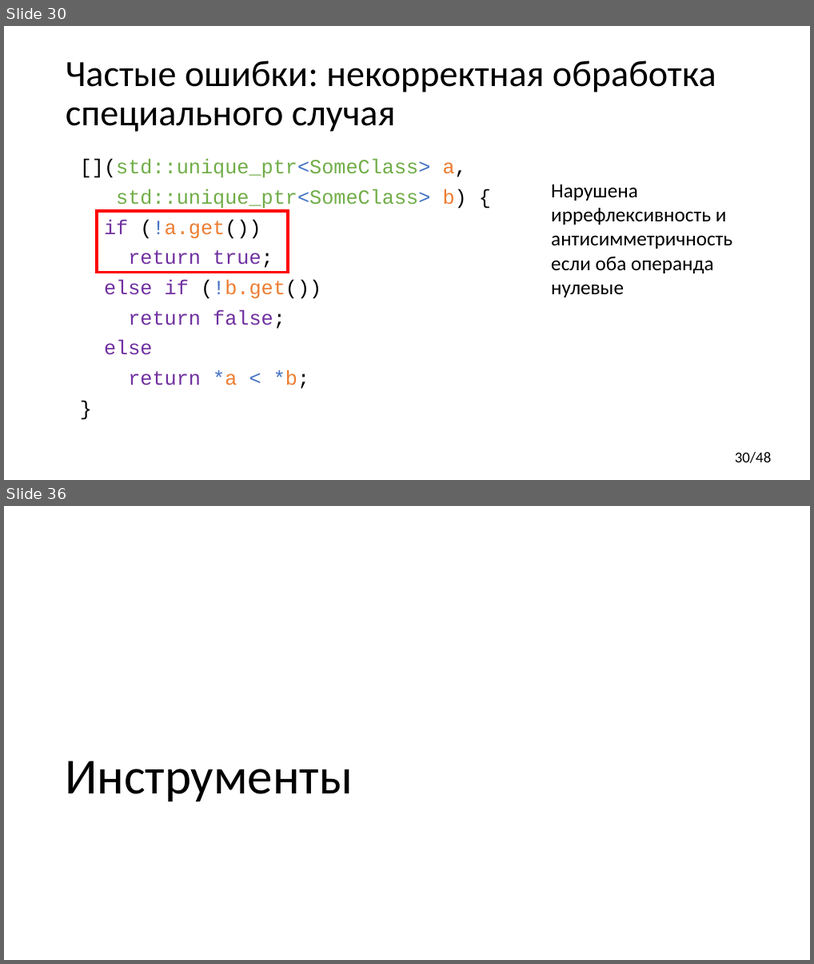
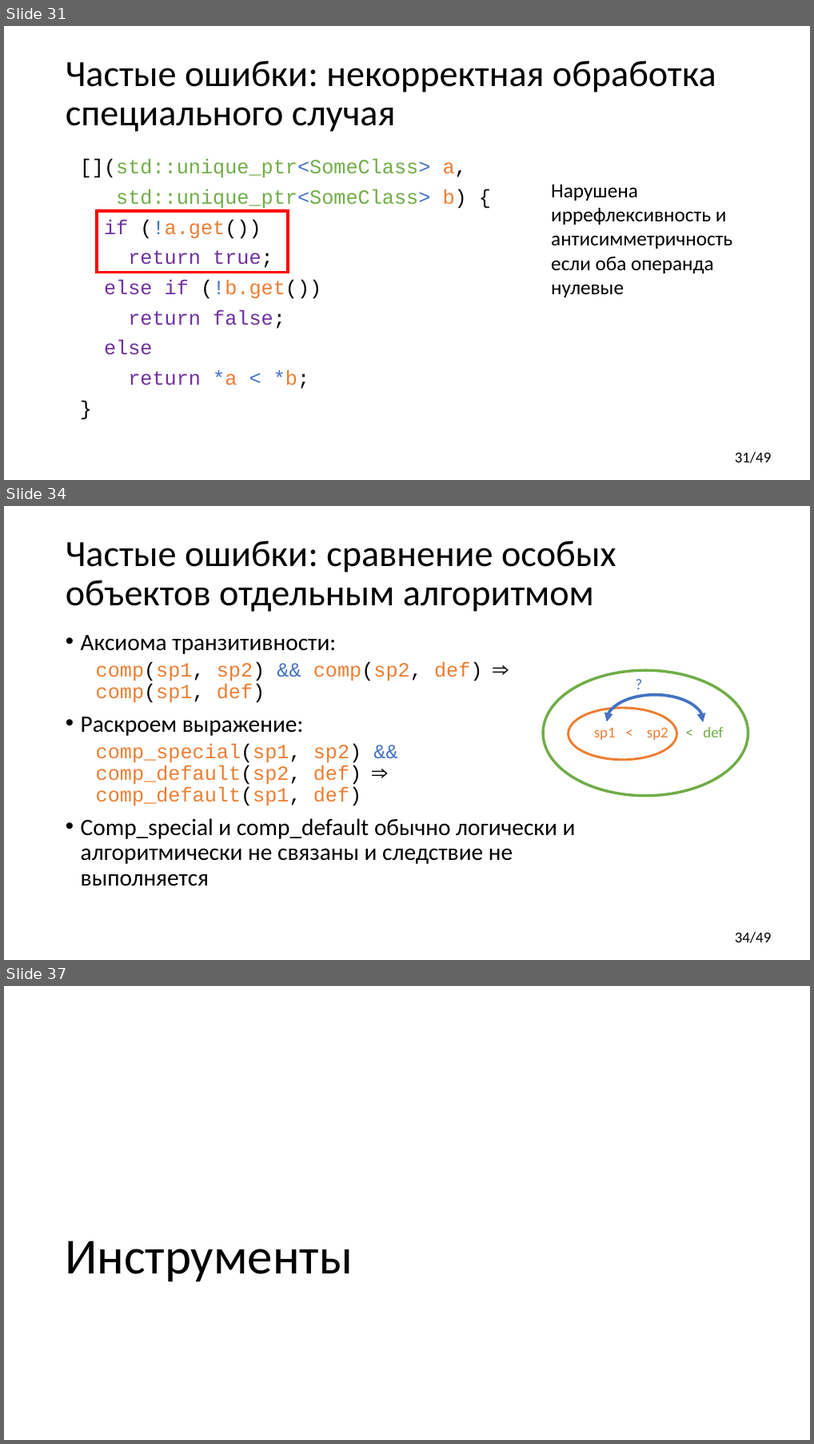
Before and after one commit to yugr/CppRussia, a slide deck: 2023/RU.pptx. Shown one above the other, each under a label of ours: slides 30 and 36 before the commit, slides 31, 34 and 37 after it; the slides between them are not shown. The pictures are 814x964 and 814x1444 pixels, drawn with LibreOffice and Linux fonts; fonts in the diff are those of the drawing. Boxes give left, top, right and bottom in pixels: in the first picture for what was removed or moved away, otherwise in the second. Text is boxed around its words. In the diff, an @@ line names an element or a change of style, - is before the commit and + after.

```diff
--- a/2023/RU.pptx
+++ b/2023/RU.pptx
@@ slide 34 added at box(4, 506, 810, 960), background #FFFFFF; not listed: 1 template element that a slide beside it also shows @@
@@ title added at box(66, 540, 617, 612), 44 pt, text #000000 @@
+Частые ошибки: сравнение особых объектов отдельным алгоритмом
@@ text added at box(81, 635, 576, 886), 28 pt, text #000000 @@
+• Аксиома транзитивности:
+  comp(sp1, sp2) && comp(sp2, def) ⇒ comp(sp1, def)
+• Раскроем выражение:
+  comp_special(sp1, sp2) && comp_default(sp2, def) ⇒ comp_default(sp1, def)
+• Comp_special и comp_default обычно логически и алгоритмически не связаны и следствие не выполняется
@@ ellipse added at box(544, 670, 749, 795), outline #70AD47 3.25 pt @@
@@ text added at box(630, 672, 646, 696), 18 pt, text #4472C4 @@
+?
@@ arc (boxed as its full ellipse) added at box(607, 695, 704, 747), outline #4472C4 3.5 pt @@
@@ ellipse added at box(569, 708, 678, 760), outline #ED7D31 2.75 pt, 18 pt, text #FFFFFF @@
+y
@@ text added at box(594, 727, 723, 740), 18 pt, text #ED7D31 @@
+sp1 < sp2 < def
@@ what was slide 30 is now slide 31 @@
@@ page number at box(735, 452, 772, 463): text changed @@
-30/48
+31/49
@@ what was slide 36 is now slide 37 @@
```
Also in this commit, not shown: 8 slides changed, 1 other file.
